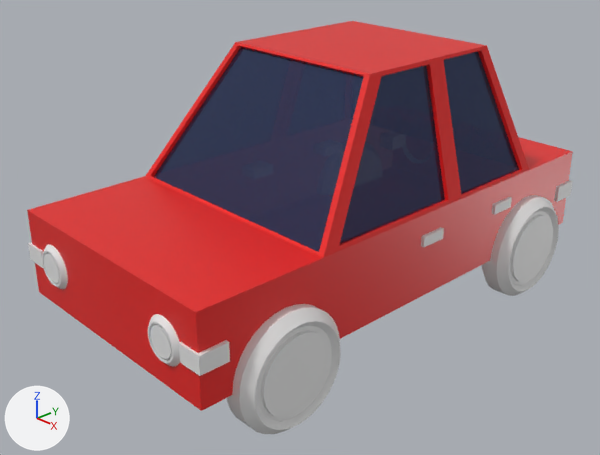
What one commit did to the Blender file Car1.blend.
Camera for both pictures: a 50 mm camera at (6.5, -6.51, 3.99) aimed at (-0.04, -0.35, -0.04). Lighting does not change. The marker at lower left points along +X, +Y and +Z.

In view in the first picture: 'Cube', '円', '円.001', '円.002', '立方体', '立方体.001', '立方体.002'.
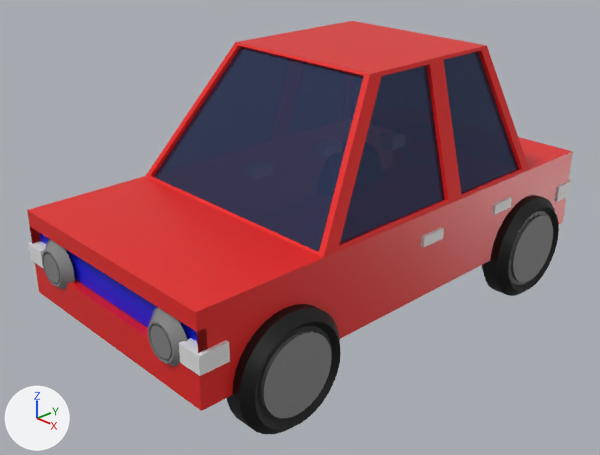
Commit message: 車モデリング中

Changed parts and their boxes [x1, y1, x2, y2] in the pictures (600 x 455 px):
'円', recoloured (grey to black)
    both: [227, 195, 559, 434]
'円.001', recoloured
    both: [261, 215, 553, 418]
'円.002', recoloured
    both: [42, 239, 187, 366]
part 1 of me_cube, built on
    before: [30, 227, 198, 353]
    after: [30, 227, 207, 353]

The change in detail:
Material 'マテリアル.002' (mat_マテリアル_002) is new.
Its base color is (0.359, 0.359, 0.359) (grey #a2a2a2).
Its metallic is 0.5.
Its roughness is 0.0.
Material 'マテリアル.001' (mat_マテリアル_001) is new.
Its base color is (0.0, 0.0, 0.0) (black #000000).
Material 'マテリアル.003' (mat_マテリアル_003) is new.
Its base color is (0.000344, 0.00749, 0.8) (blue #0115e7).
me_cube has 102 vertices, 100 faces and spans x -1.0..1.0, y -1.0..1.0, z -1.0..4.0.
me_cube is used by ob_cube; location (0.0, 0.0, 0.0); scale (1.5, 3.0, 0.5).
Verts and faces of me_cube; kept vertices keep their numbers, new ones are numbered from 102.
Before the commit, vertices of me_cube: 67 (-1.0, -1.0, -0.2), 68 (1.0, -1.0, -0.2), 76 (-1.0, -1.0, 0.62) at pixel (29, 226), 78 (1.0, -1.0, 0.62) at pixel (196, 332).
Part 1, on me_cube:
Faces deleted: (67, 68, 78, 76).
New vertices 102 to 105 stand at vertices 67, 68, 76, 78, in that order, plus (0.0, 0.03, 0.0).
New faces: (67, 102, 104, 76), (67, 68, 103, 102), (76, 104, 105, 78), (68, 78, 105, 103) (mat_material (red #e71f1c)).
New faces: (102, 103, 105, 104) (mat_マテリアル_003 (blue #0115e7)).
me_cube now uses material mat_マテリアル_003 (blue #0115e7).
me_円 has 160 vertices, 130 faces and spans x -1.0..1.0, y -1.0..1.0, z -0.31..0.31.
me_円 now uses material mat_マテリアル_001 (black #000000).
me_円_001 has 64 vertices, 34 faces and spans x -0.674..0.674, y -0.674..0.674, z 0.231..0.292.
me_円_001 now uses material mat_マテリアル_002 (grey #a2a2a2).
me_円_002 has 256 vertices, 225 faces and spans x -1.5..1.5, y -1.5..1.5, z -0.5..0.0.
me_円_002 now uses material mat_マテリアル_002 (grey #a2a2a2).
